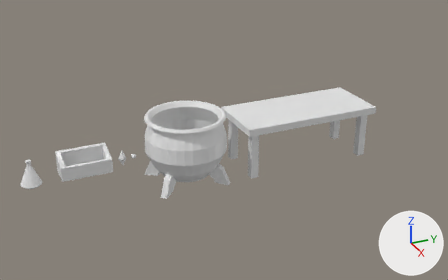
One commit to the Blender file Assets/Meshes/all_meshes.blend: the scene before it, then after it.
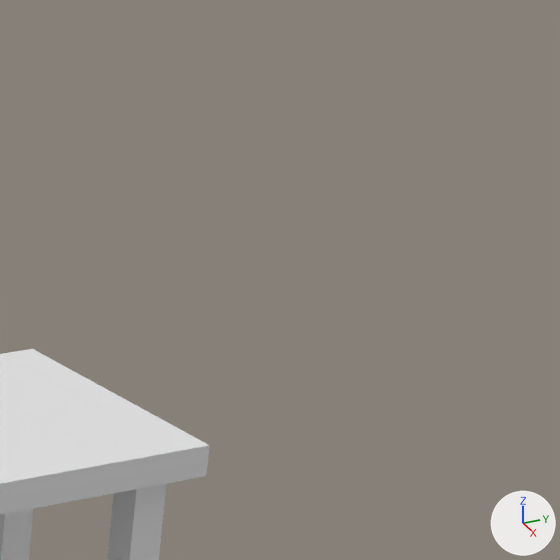
The first picture shows the older version from a camera (50 mm lens) standing at (4.5, -1.0, 2.24) and looking at (-0.07, 1.06, -0.04). The close-ups show both versions on the part from 74% to 100% of the width and 6% to 47% of the height of that picture; other places that the commit changed are outside them. The axes (+X, +Y, +Z) are drawn at lower right. The lights are the same throughout.

Objects in the first close-up: 'Table'.
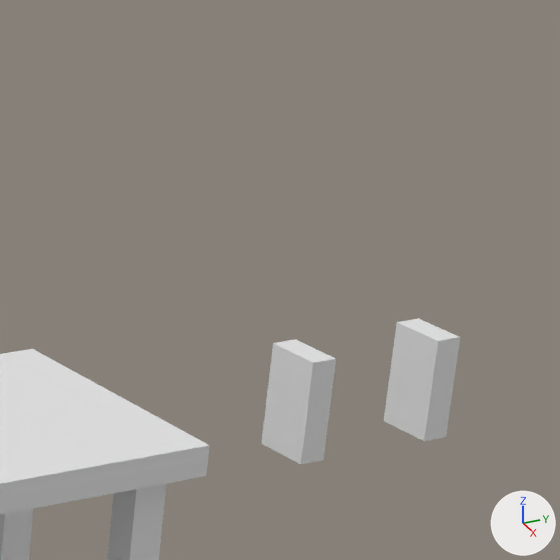
What differs and where, as boxes (x1, y1, x2, y2) in the close-ups (560 x 560 px):
'Crusher', added: after (261, 319, 460, 464)

The change, as a diff of the scene's bpy script:
```diff
--- a/Assets/Meshes/all_meshes.blend.py
+++ b/Assets/Meshes/all_meshes.blend.py
@@ me_cube_002 @@
+me_cube_002.from_pydata(...)  # a box spanning x -0.062..0.062, y -0.182..-0.126, z -0.008..0.207; a box spanning x -0.062..0.062, y 0.126..0.182, z -0.008..0.207
@@ ob_crusher @@
+ob_crusher = bpy.data.objects.new('Crusher', me_cube_002)
+ob_crusher.location = (0.0, 3.0, 0.0)
```
